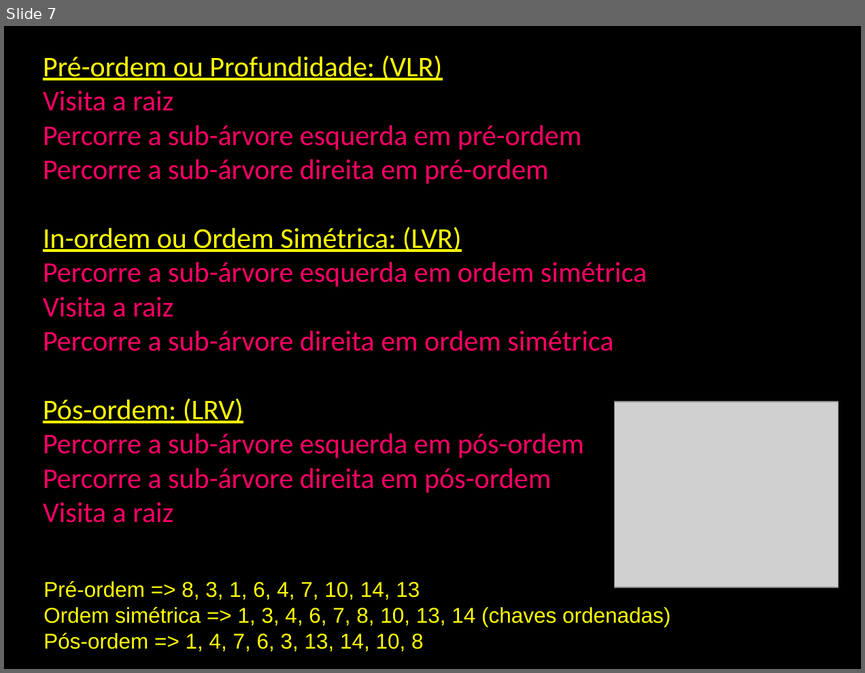
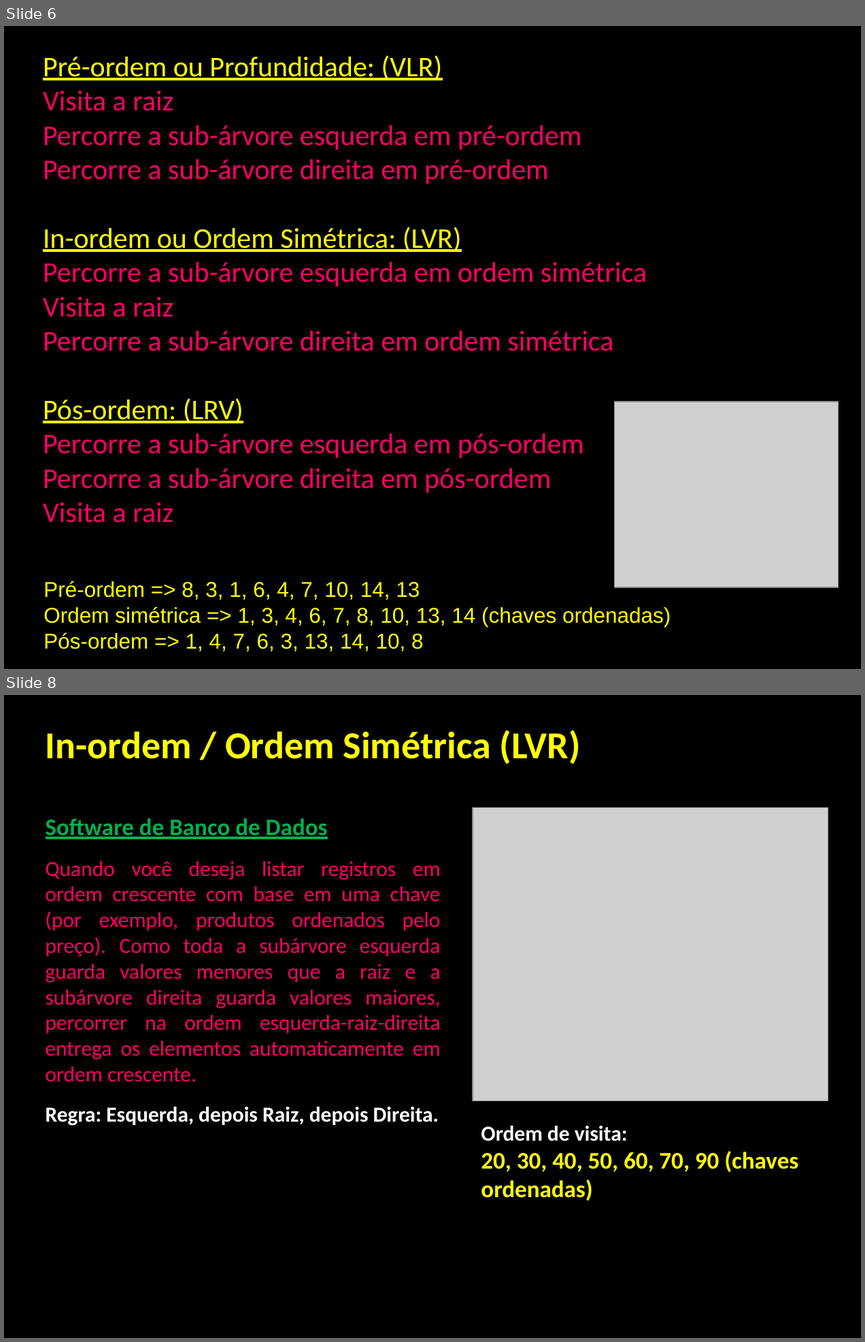
Before and after one commit to XandyGomes/3ADS_EstruturaDados-2026-2, a slide deck: Slides/13-Árvore-Binária-de-Busca.pptx. Shown one above the other, each under a label of ours: slide 7 before the commit, slides 6 and 8 after it; the slides between them are not shown. The pictures are 865x673 and 865x1342 pixels, drawn with LibreOffice and Linux fonts; fonts in the diff are those of the drawing; grey boxes stand for pictures. Boxes give left, top, right and bottom in pixels: in the first picture for what was removed or moved away, otherwise in the second. Text is boxed around its words. In the diff, an @@ line names an element or a change of style, - is before the commit and + after.

```diff
--- a/Slides/13-Árvore-Binária-de-Busca.pptx
+++ b/Slides/13-Árvore-Binária-de-Busca.pptx
@@ slide 8 added at box(4, 695, 861, 1338), background #000000 @@
@@ text added at box(45, 730, 581, 764), 32 pt, text #FFFF00, bold @@
+In-ordem / Ordem Simétrica (LVR)
@@ picture added at box(473, 807, 828, 1100) @@
@@ text added at box(45, 818, 441, 1125), 18 pt, text #FF0066 @@
+Software de Banco de Dados
+Quando você deseja listar registros em ordem crescente com base em uma chave (por exemplo, produtos ordenados pelo preço). Como toda a subárvore esquerda guarda valores menores que a raiz e a subárvore direita guarda valores maiores, percorrer na ordem esquerda-raiz-direita entrega os elementos automaticamente em ordem crescente.
+Regra: Esquerda, depois Raiz, depois Direita.
@@ text added at box(481, 1125, 798, 1200), 20 pt, text #FFFF00, bold @@
+Ordem de visita:
+20, 30, 40, 50, 60, 70, 90 (chaves ordenadas)
@@ what was slide 7 is now slide 6 @@
```
Also in this commit, not shown: 2 slides changed, 1 other slide added, 1 slide removed, 39 other files.
